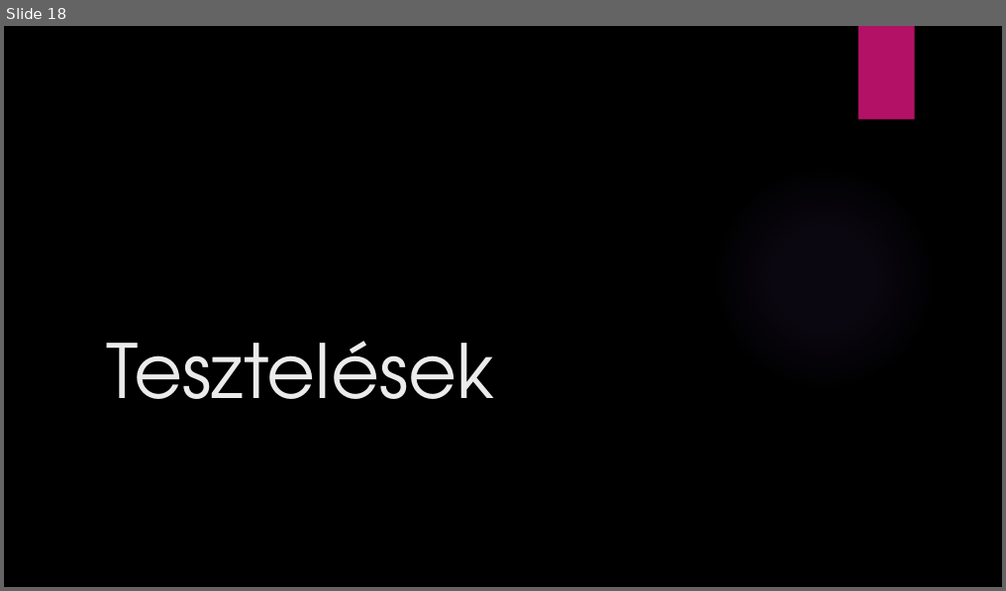
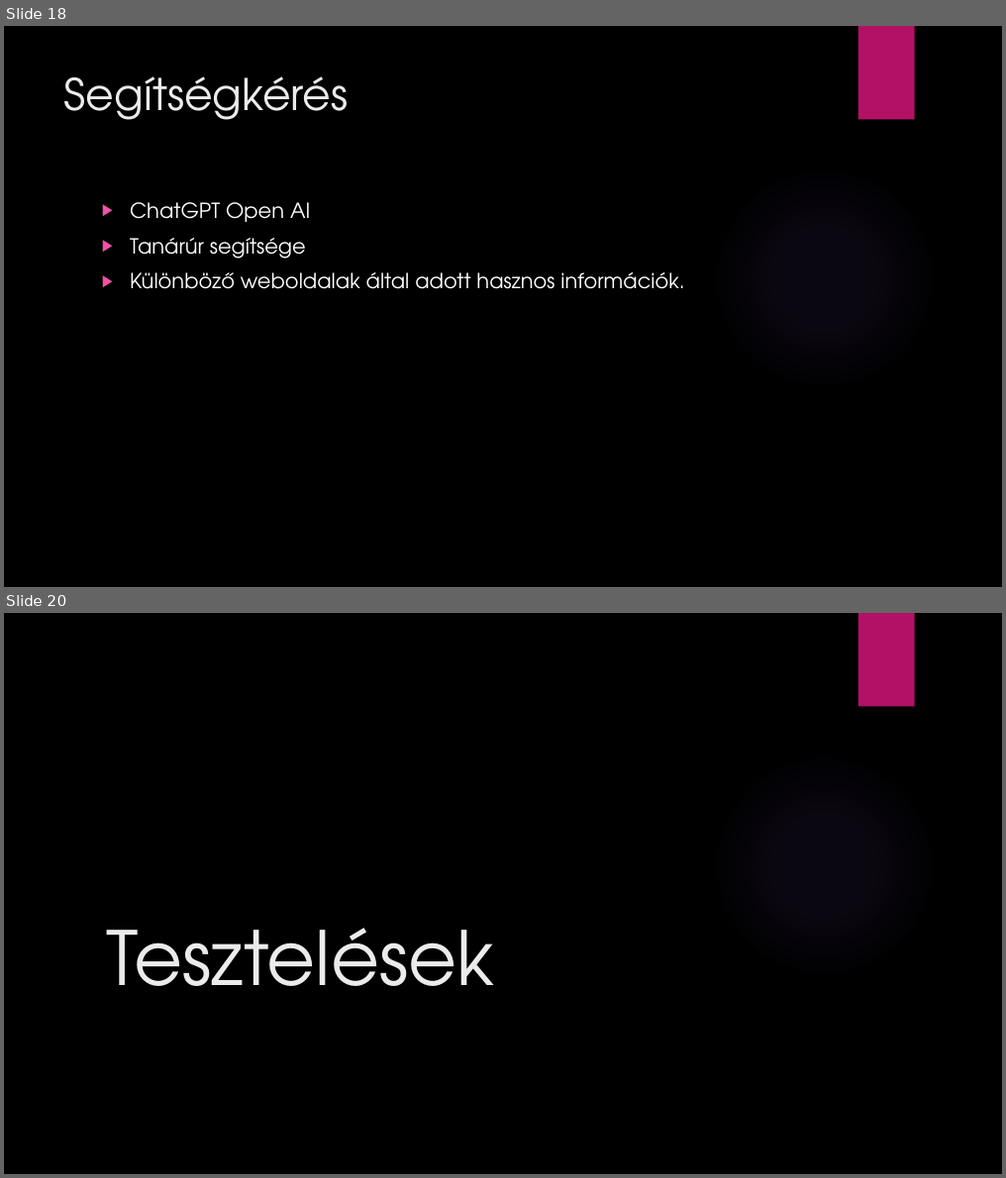
Before and after one commit to LajkaK2006/BorsodNet, a slide deck: Tacos KFT.pptx. Shown one above the other, each under a label of ours: slide 18 before the commit, slides 18 and 20 after it; the slides between them are not shown. The pictures are 1006x591 and 1006x1178 pixels, drawn with LibreOffice and Linux fonts; fonts in the diff are those of the drawing; background and template pictures are left out. Boxes give left, top, right and bottom in pixels: in the first picture for what was removed or moved away, otherwise in the second. Text is boxed around its words. In the diff, an @@ line names an element or a change of style, - is before the commit and + after.

```diff
--- a/Tacos KFT.pptx
+++ b/Tacos KFT.pptx
@@ slide 18 added at [4, 26, 1002, 587], background picture (left out); not listed: 2 template elements that a slide beside it also shows @@
@@ title added at [64, 76, 349, 120], 42 pt, text #EBEBEB @@
+Segítségkérés
@@ text added at [130, 202, 684, 289], 20 pt, text #FFFFFF @@
+▶ ChatGPT Open AI
+▶ Tanárúr segítsége
+▶ Különböző weboldalak által adott hasznos információk.
@@ what was slide 18 is now slide 20 @@
```
Also in this commit, not shown: 1 other slide added.
